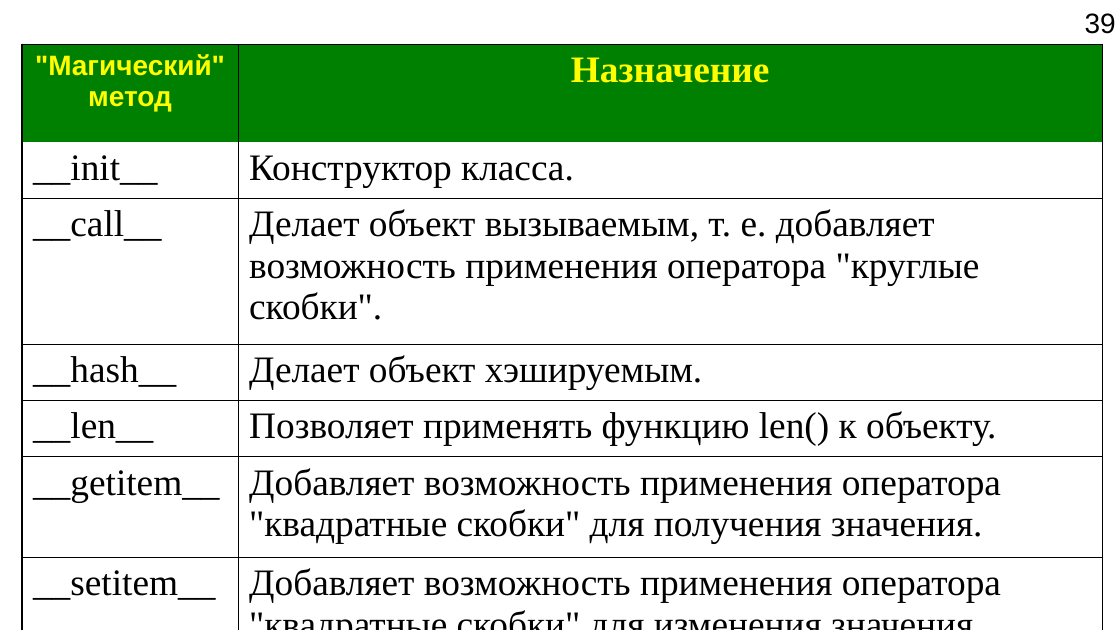
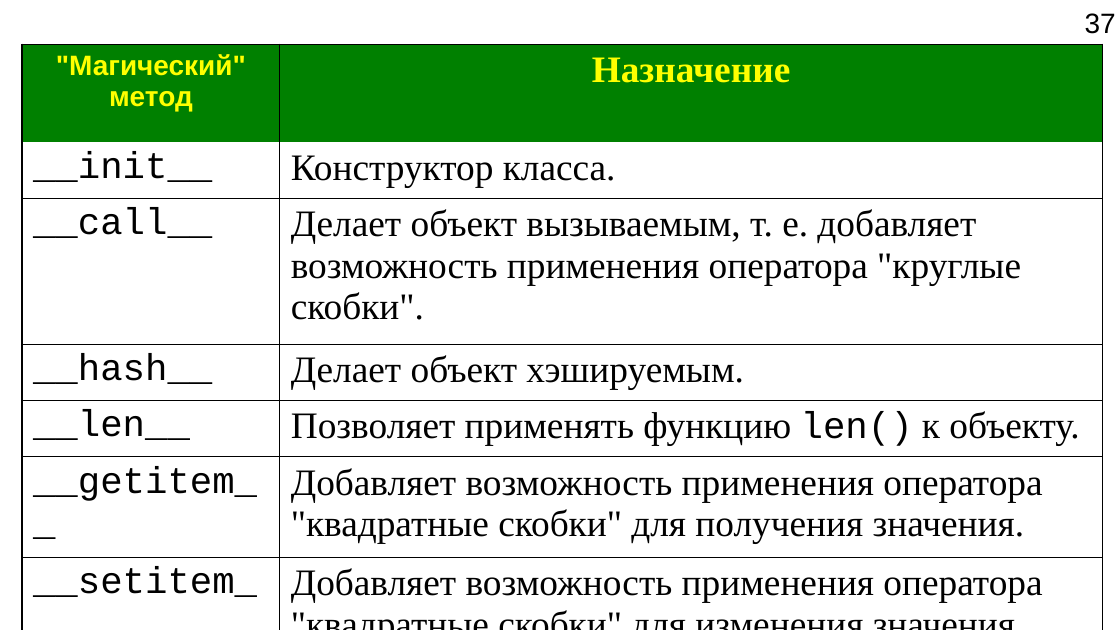
Before and after one commit to Jenyay/python-lectures, a slide deck: slide 37 of presentations/13. OOP.odp (slide 39 before the commit). Drawn at 1120x630 pixels with LibreOffice and Linux fonts; fonts in the diff are those of the drawing. Boxes give left, top, right and bottom in pixels: in the first picture for what was removed or moved away, otherwise in the second. Text is boxed around its words. In the diff, an @@ line names an element or a change of style, - is before the commit and + after.

```diff
--- a/presentations/13. OOP.odp
+++ b/presentations/13. OOP.odp
@@ page number at box(1085, 13, 1116, 34): text changed @@
-39
+37
@@ table at box(22, 44, 1102, 607) @@
@@ font Times New Roman to Courier New in "__init__", "__call__", "__hash__", "__len__" and 3 more places @@
```
Also in this commit, not shown: 4 other slides changed, 21 slides added, 1 slide removed, 18 other files.
